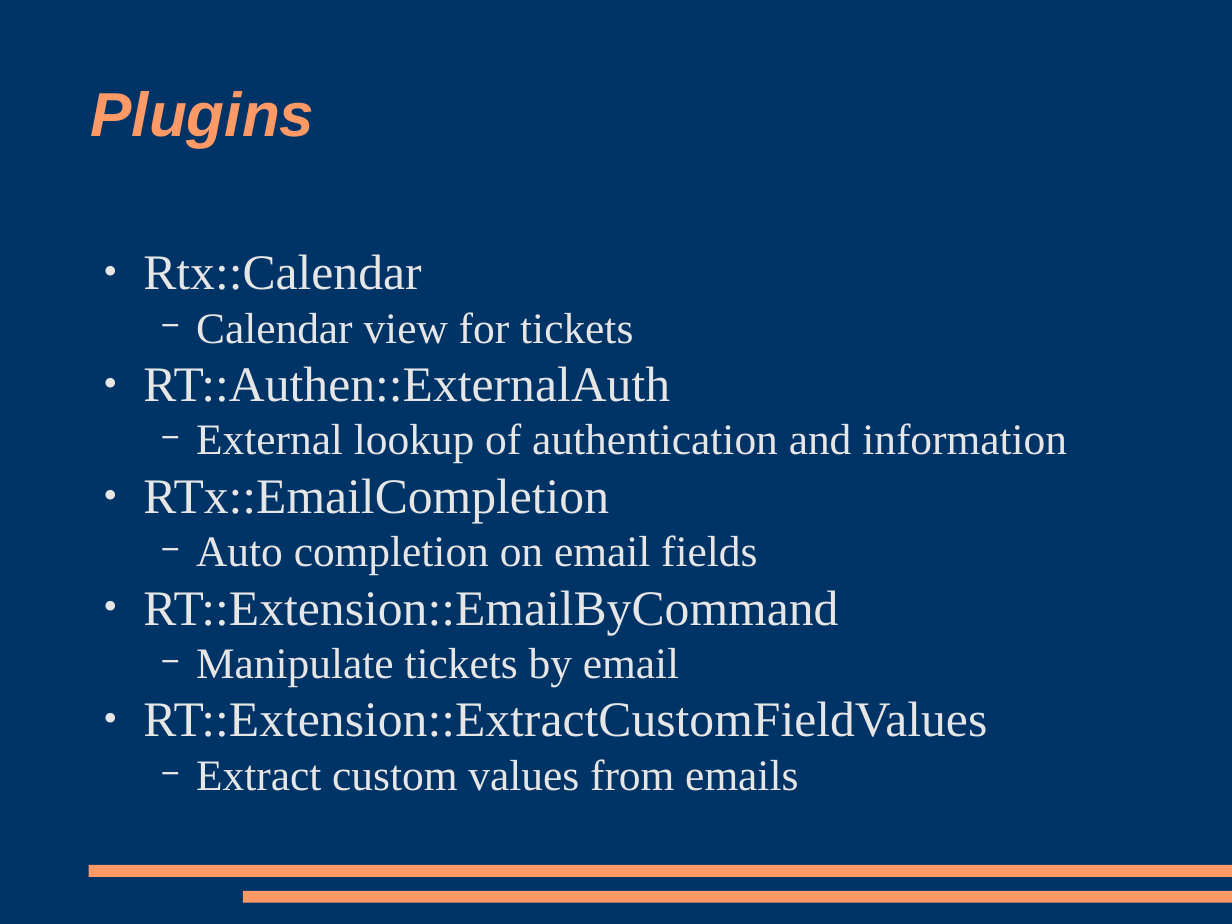
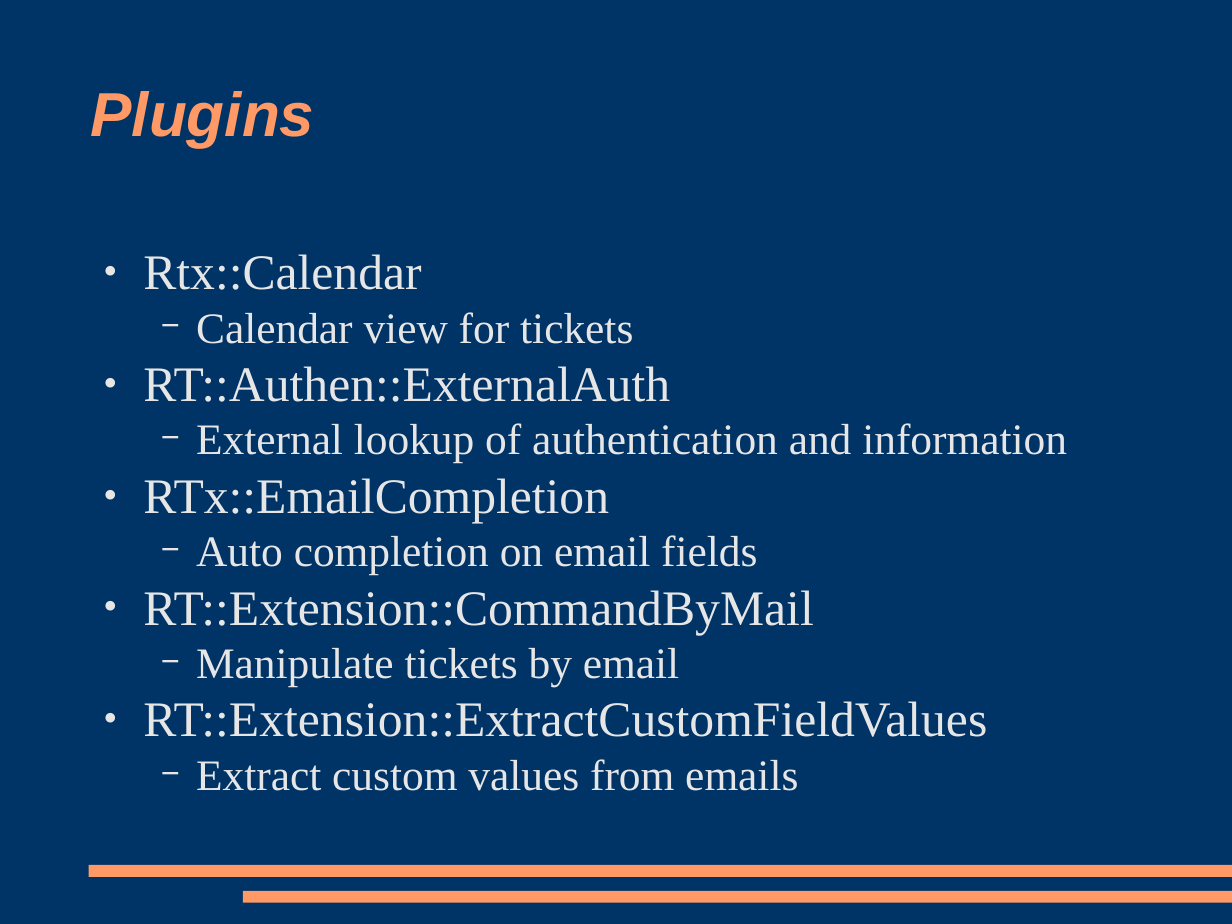
Before and after one commit to racke/Presentations, a slide deck: slide 13 of yapc2009/rt38.odp (slide 12 before the commit). Drawn at 1232x924 pixels with LibreOffice and Linux fonts; fonts in the diff are those of the drawing. Boxes give left, top, right and bottom in pixels: in the first picture for what was removed or moved away, otherwise in the second. Text is boxed around its words. In the diff, an @@ line names an element or a change of style, - is before the commit and + after.

```diff
--- a/yapc2009/rt38.odp
+++ b/yapc2009/rt38.odp
@@ text at (143, 590, 813, 635): text changed @@
-● RT::Extension::EmailByCommand
+● RT::Extension::CommandByMail
```
Also in this commit, not shown: 1 other slide changed, 6 slides added, 1 other file.
